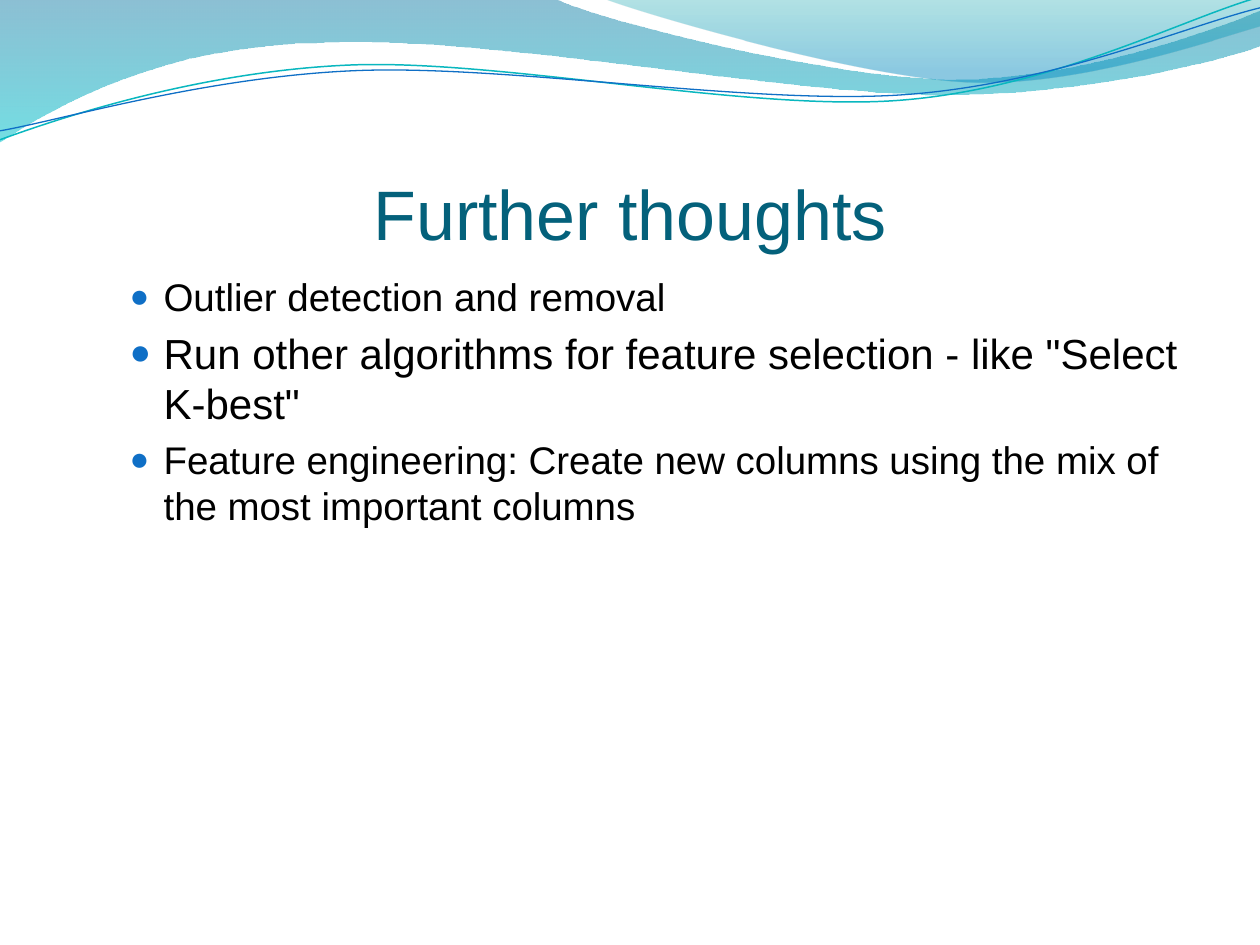
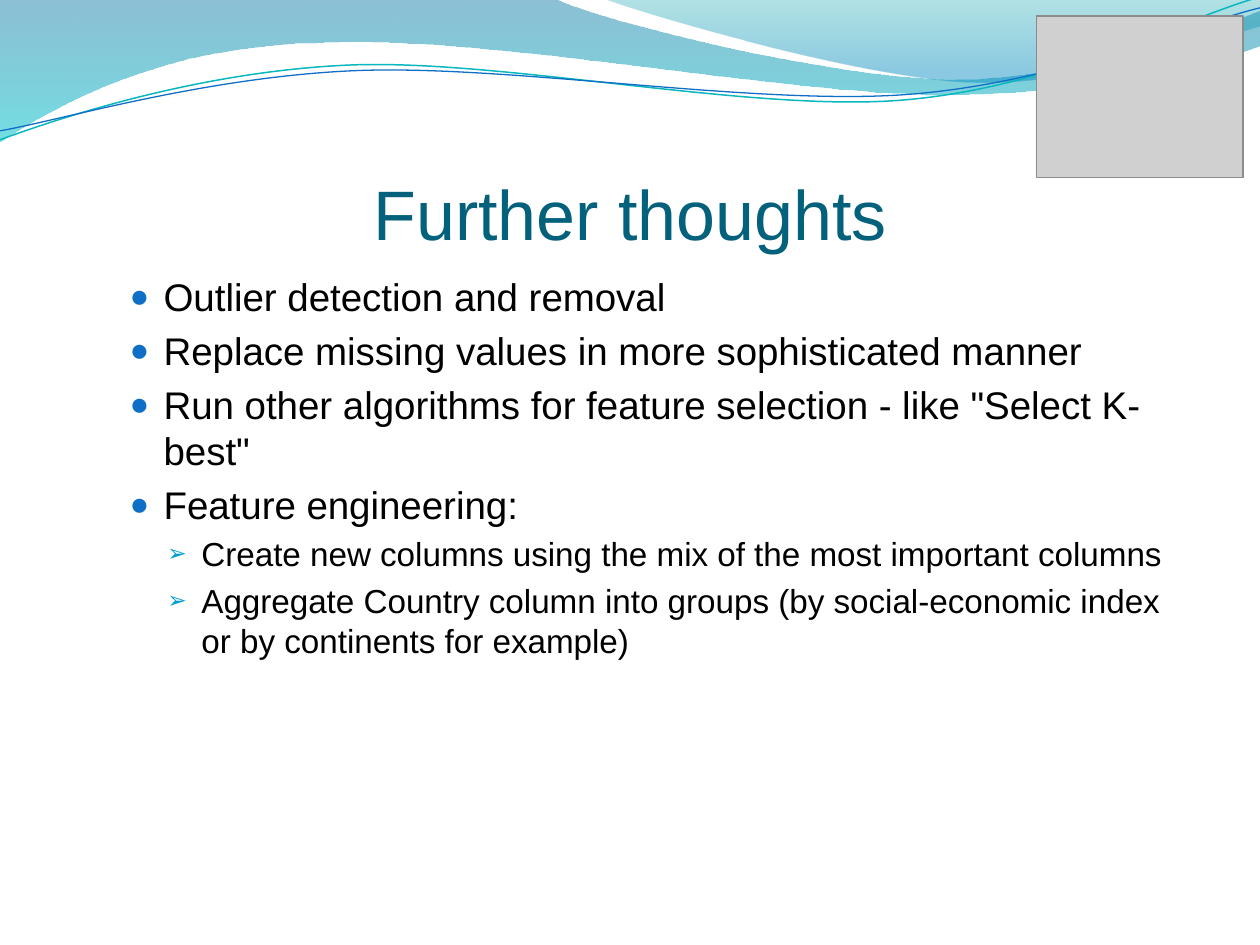
Before and after one commit to linoybar/Regression_Python_Project, a slide deck: slide 21 of Regression Project presentation.pptx (slide 18 before the commit). Drawn at 1260x945 pixels with LibreOffice and Linux fonts; fonts in the diff are those of the drawing; grey boxes stand for pictures; background and template pictures are left out. Boxes give left, top, right and bottom in pixels: in the first picture for what was removed or moved away, otherwise in the second. Text is boxed around its words. In the diff, an @@ line names an element or a change of style, - is before the commit and + after.

```diff
--- a/Regression Project presentation.pptx
+++ b/Regression Project presentation.pptx
@@ picture added at [1037,16,1244,178] @@
@@ text at [164,337,1081,372]: paragraph added @@
+  ● Replace missing values in more sophisticated manner
@@ text at [164,391,1140,466]: size 24 to 22 pt in "Run other algorithms for feature selection - ..." @@
@@ text at [164,491,1162,659]: text changed; size 22 to 19 pt @@
-  ● Feature engineering: Create new columns using the mix of the most important columns
+  ● Feature engineering:
+    ➢ Create new columns using the mix of the most important columns
+    ➢ Aggregate Country column into groups (by social-economic index or by continents for example)
```
Also in this commit, not shown: 13 other slides changed, 4 slides added, 1 slide removed.
